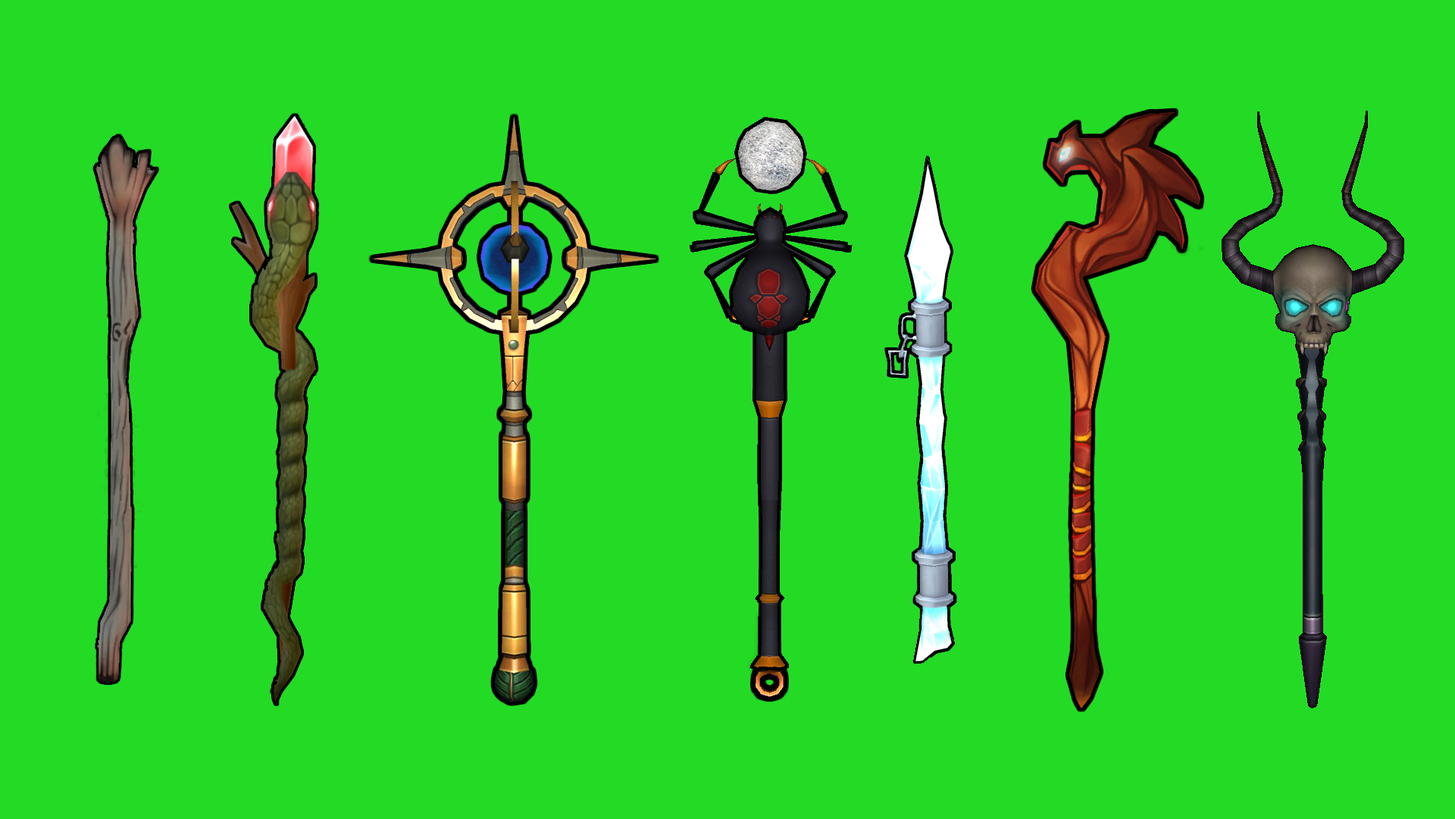
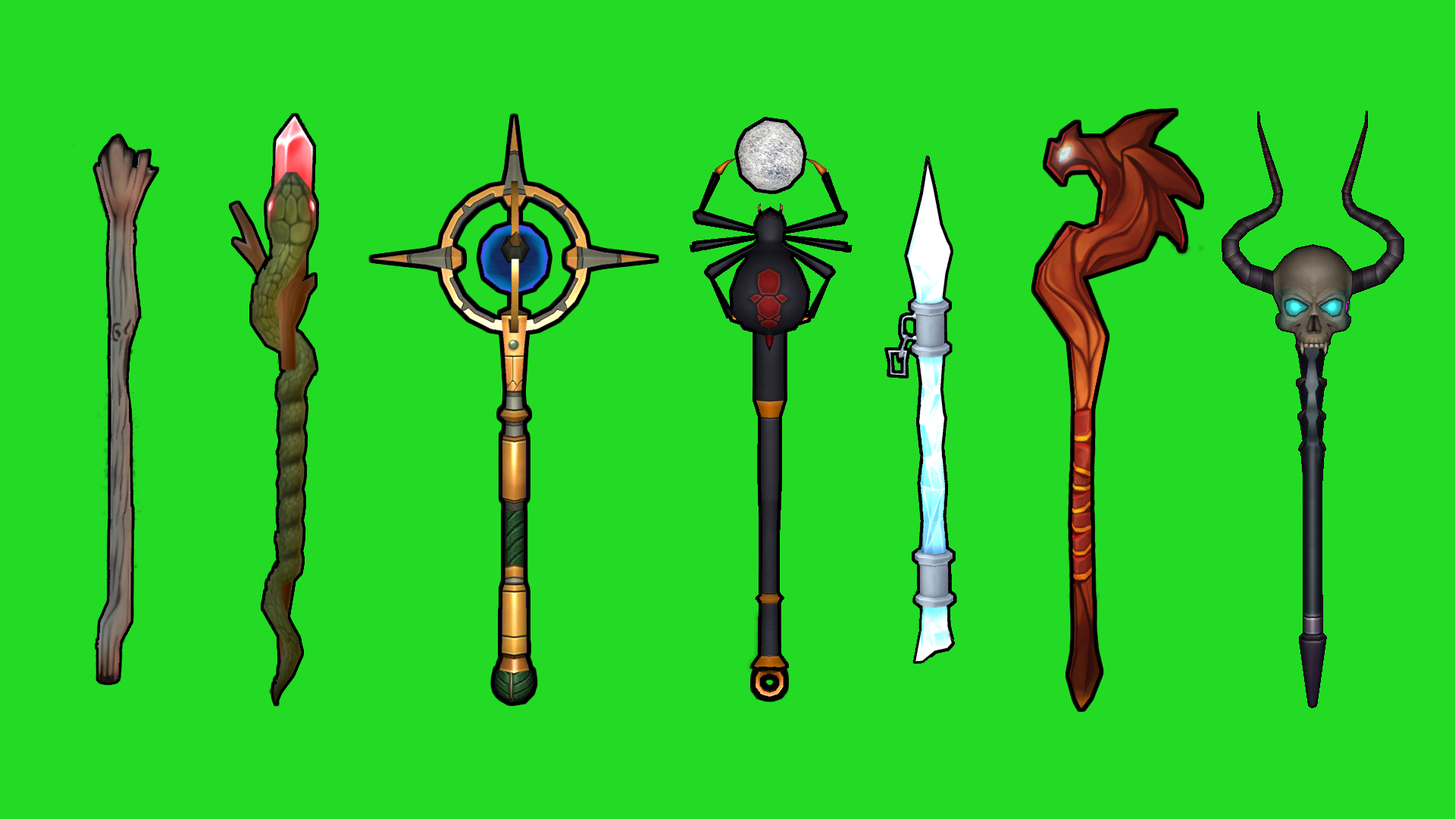
Before/after of a (1455, 819) layered artwork. What changed in the layer stack:
added layer "Wands copy" above "Wands" over bbox(71, 107, 1351, 712)
